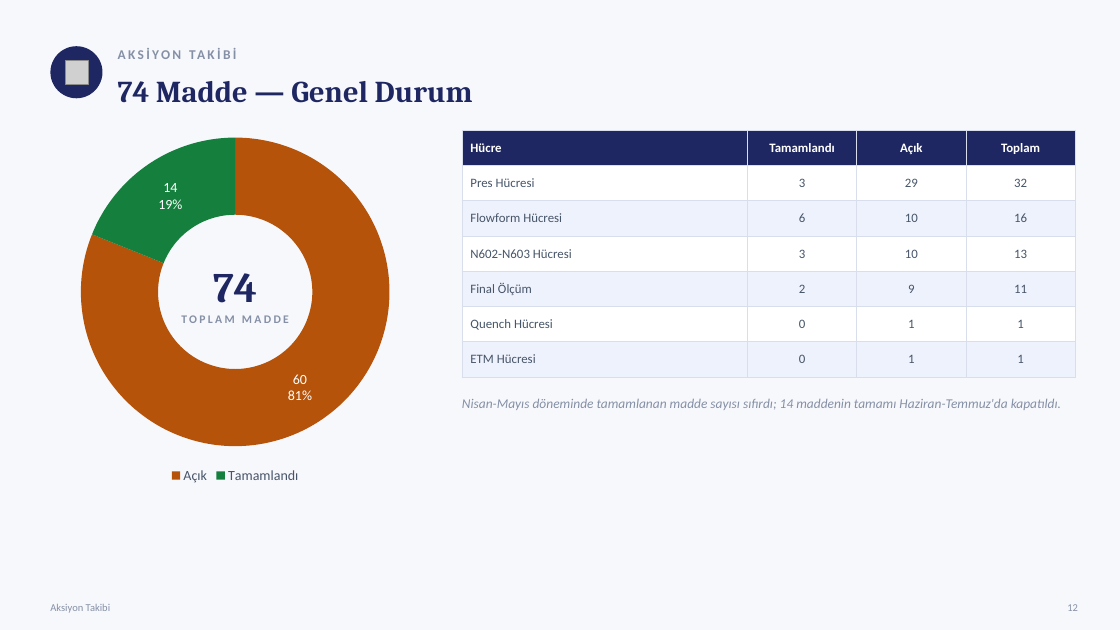
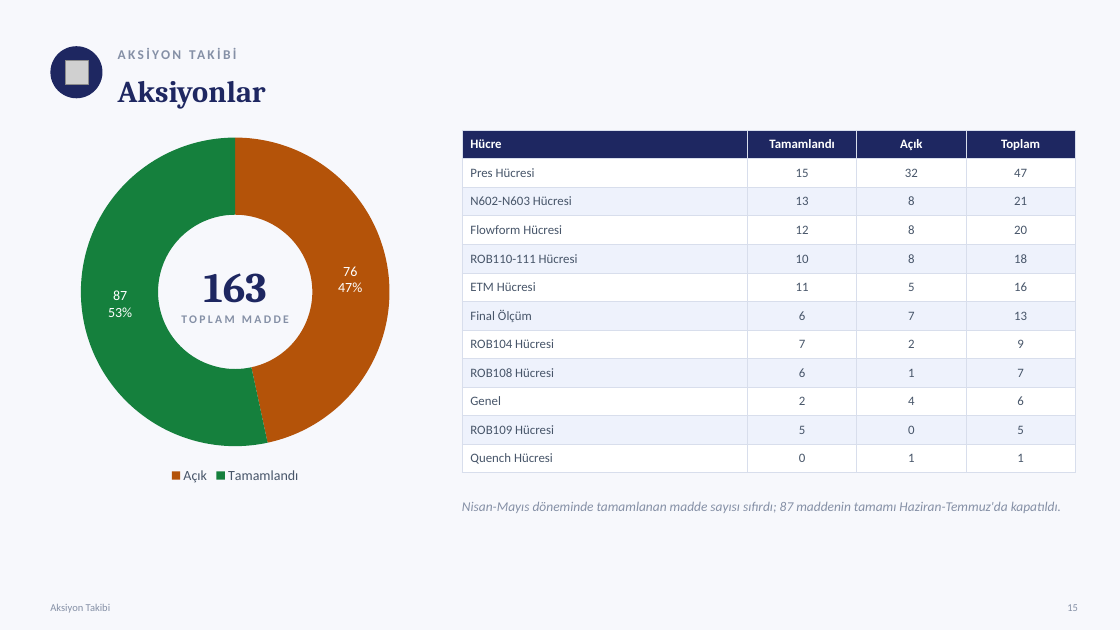
Before and after one commit to sgtdali/ManufUI, a slide deck: slide 16 of docs/sunumlar/Repkon-HF901-Ust-Yonetim-Sunumu-2026-07.pptx (slide 13 before the commit). Drawn at 1120x630 pixels with LibreOffice and Linux fonts; fonts in the diff are those of the drawing; grey boxes stand for pictures. Boxes give left, top, right and bottom in pixels: in the first picture for what was removed or moved away, otherwise in the second. Text is boxed around its words. In the diff, an @@ line names an element or a change of style, - is before the commit and + after.

```diff
--- a/docs/sunumlar/Repkon-HF901-Ust-Yonetim-Sunumu-2026-07.pptx
+++ b/docs/sunumlar/Repkon-HF901-Ust-Yonetim-Sunumu-2026-07.pptx
@@ text at [118,81,266,109]: text changed @@
-74 Madde — Genel Durum
+Aksiyonlar
@@ doughnut chart at [42,126,429,487] @@
@@ Series 1, Açık: 60 to 76 @@
@@ Series 1, Tamamlandı: 14 to 87 @@
@@ table at [462,130,1075,468] @@
-row 2: Pres Hücresi | 3 | 29 | 32
-row 3: Flowform Hücresi | 6 | 10 | 16
-row 4: N602-N603 Hücresi | 3 | 10 | 13
-row 5: Final Ölçüm | 2 | 9 | 11
+row 2: Pres Hücresi | 15 | 32 | 47
+row 3: N602-N603 Hücresi | 13 | 8 | 21
+row 4: Flowform Hücresi | 12 | 8 | 20
+row 5: ROB110-111 Hücresi | 10 | 8 | 18
+row 6: ETM Hücresi | 11 | 5 | 16
+row 7: Final Ölçüm | 6 | 7 | 13
+row 8: ROB104 Hücresi | 7 | 2 | 9
+row 9: ROB108 Hücresi | 6 | 1 | 7
+row 10: Genel | 2 | 4 | 6
+row 11: ROB109 Hücresi | 5 | 0 | 5
-row 7: ETM Hücresi | 0 | 1 | 1
@@ text at [204,273,267,303]: text changed @@
-74
+163
@@ text at [462,502,1061,513]: text changed @@
-Nisan-Mayıs döneminde tamamlanan madde sayısı sıfırdı; 14 maddenin tamamı Haziran-Temmuz'da kapatıldı.
+Nisan-Mayıs döneminde tamamlanan madde sayısı sıfırdı; 87 maddenin tamamı Haziran-Temmuz'da kapatıldı.
```
Also in this commit, not shown: 10 other slides changed, 16 slides added, 2 slides removed, 6 other files.
